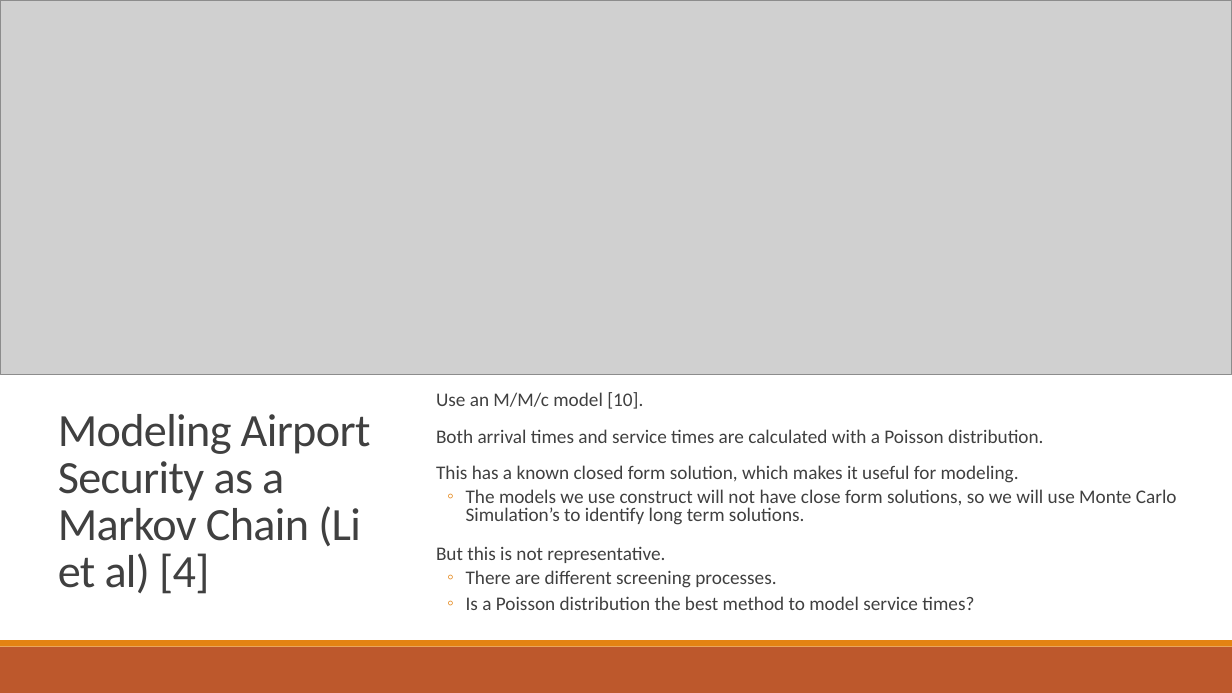
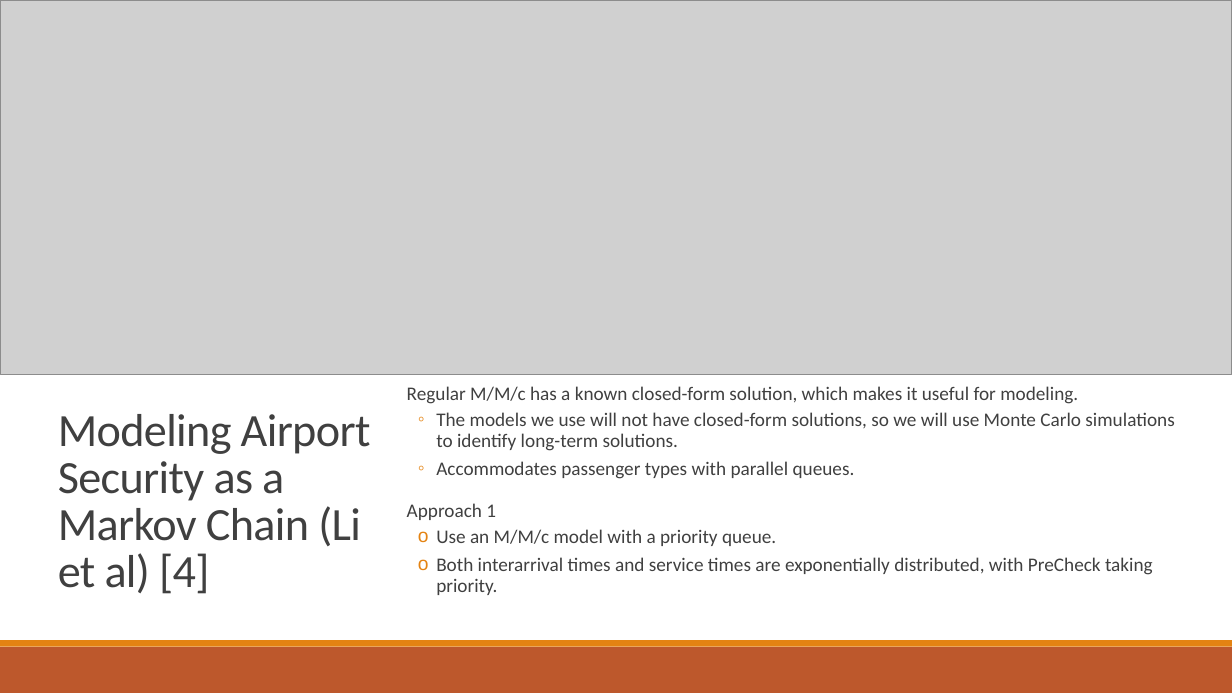
Before and after one commit to kayleeisokay/AM115_HW, a slide deck: slide 4 of Group Project 2/Analysis of Airport Security With Queuing Theory.pptx. Drawn at 1232x693 pixels with LibreOffice and Linux fonts; fonts in the diff are those of the drawing; grey boxes stand for pictures. Boxes give left, top, right and bottom in pixels: in the first picture for what was removed or moved away, otherwise in the second. Text is boxed around its words. In the diff, an @@ line names an element or a change of style, - is before the commit and + after.

Commit message:
Add files via upload
fixed typos

```diff
--- a/Group Project 2/Analysis of Airport Security With Queuing Theory.pptx
+++ b/Group Project 2/Analysis of Airport Security With Queuing Theory.pptx
@@ text at (407, 386, 1174, 595): text changed @@
-  Use an M/M/c model [10].
-  Both arrival times and service times are calculated with a Poisson distribution.
-  This has a known closed form solution, which makes it useful for modeling.
-  ◦ The models we use construct will not have close form solutions, so we will use Monte Carlo Simulation’s to identify long term solutions.
-  But this is not representative.
-  ◦ There are different screening processes.
-  ◦ Is a Poisson distribution the best method to model service times?
+  Regular M/M/c has a known closed-form solution, which makes it useful for modeling.
+  ◦ The models we use will not have closed-form solutions, so we will use Monte Carlo simulations to identify long-term solutions.
+  ◦ Accommodates passenger types with parallel queues.
+  Approach 1
+  o Use an M/M/c model with a priority queue.
+  o Both interarrival times and service times are exponentially distributed, with PreCheck taking priority.
```
Also in this commit, not shown: 10 other slides changed.
